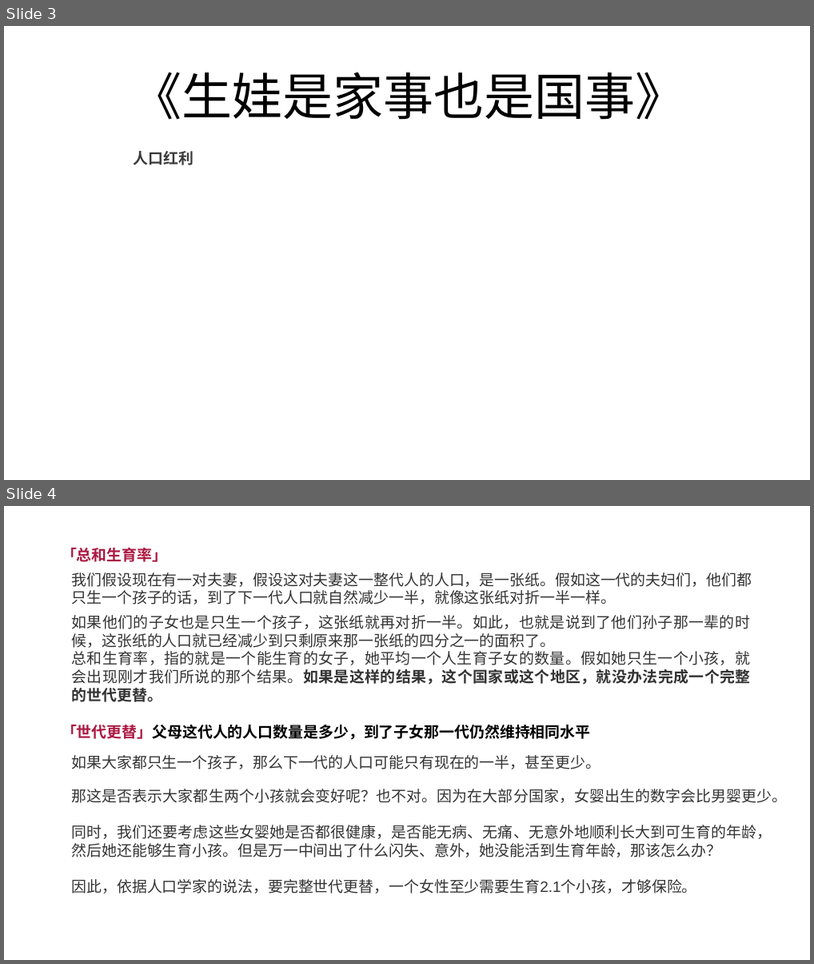
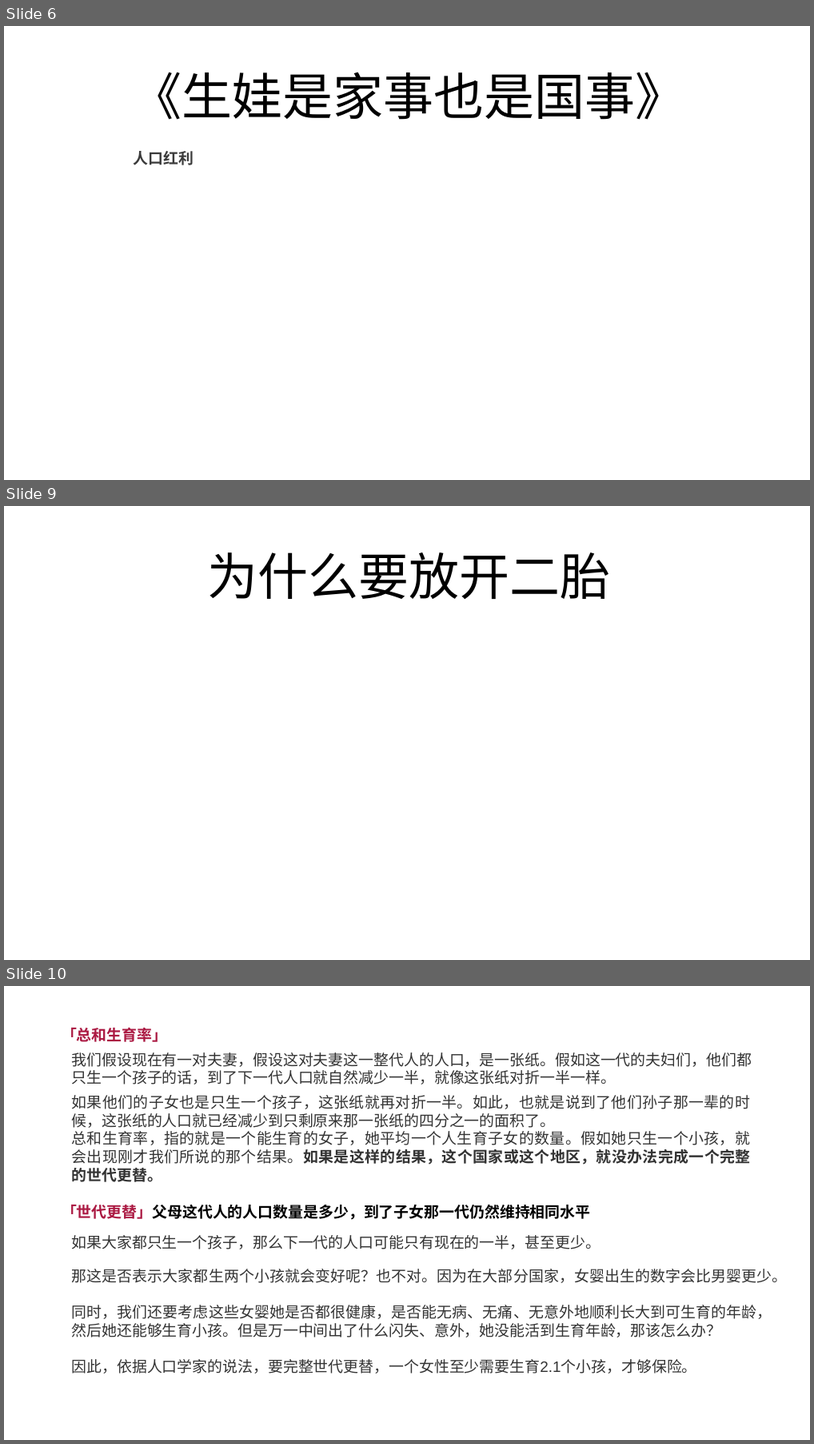
Before and after one commit to FredJiangFei/freetalk, a slide deck: 生娃是国家大事/sw.pptx. Shown one above the other, each under a label of ours: slides 3 and 4 before the commit, slides 6, 9 and 10 after it; the slides between them are not shown. The pictures are 814x964 and 814x1444 pixels, drawn with LibreOffice and Linux fonts; fonts in the diff are those of the drawing. Boxes give left, top, right and bottom in pixels: in the first picture for what was removed or moved away, otherwise in the second. Text is boxed around its words. In the diff, an @@ line names an element or a change of style, - is before the commit and + after.

```diff
--- a/生娃是国家大事/sw.pptx
+++ b/生娃是国家大事/sw.pptx
@@ slide 9 added at (4, 506, 810, 960), background #FFFFFF @@
@@ title added at (207, 552, 610, 599), 60 pt, text #000000 @@
+为什么要放开二胎
@@ what was slide 3 is now slide 6 @@
@@ what was slide 4 is now slide 10 @@
```
Also in this commit, not shown: 1 slide changed, 14 other slides added.
